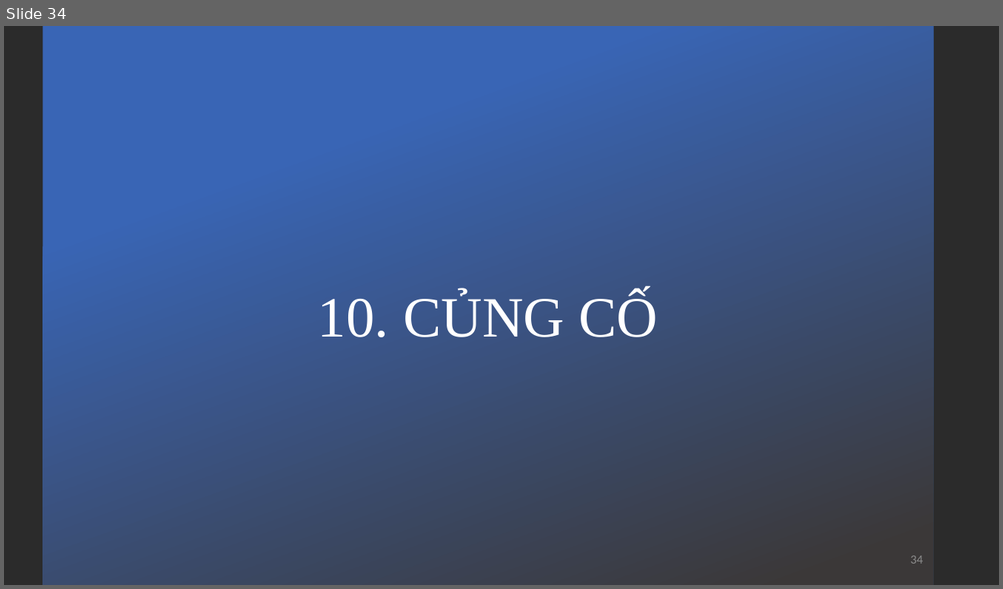
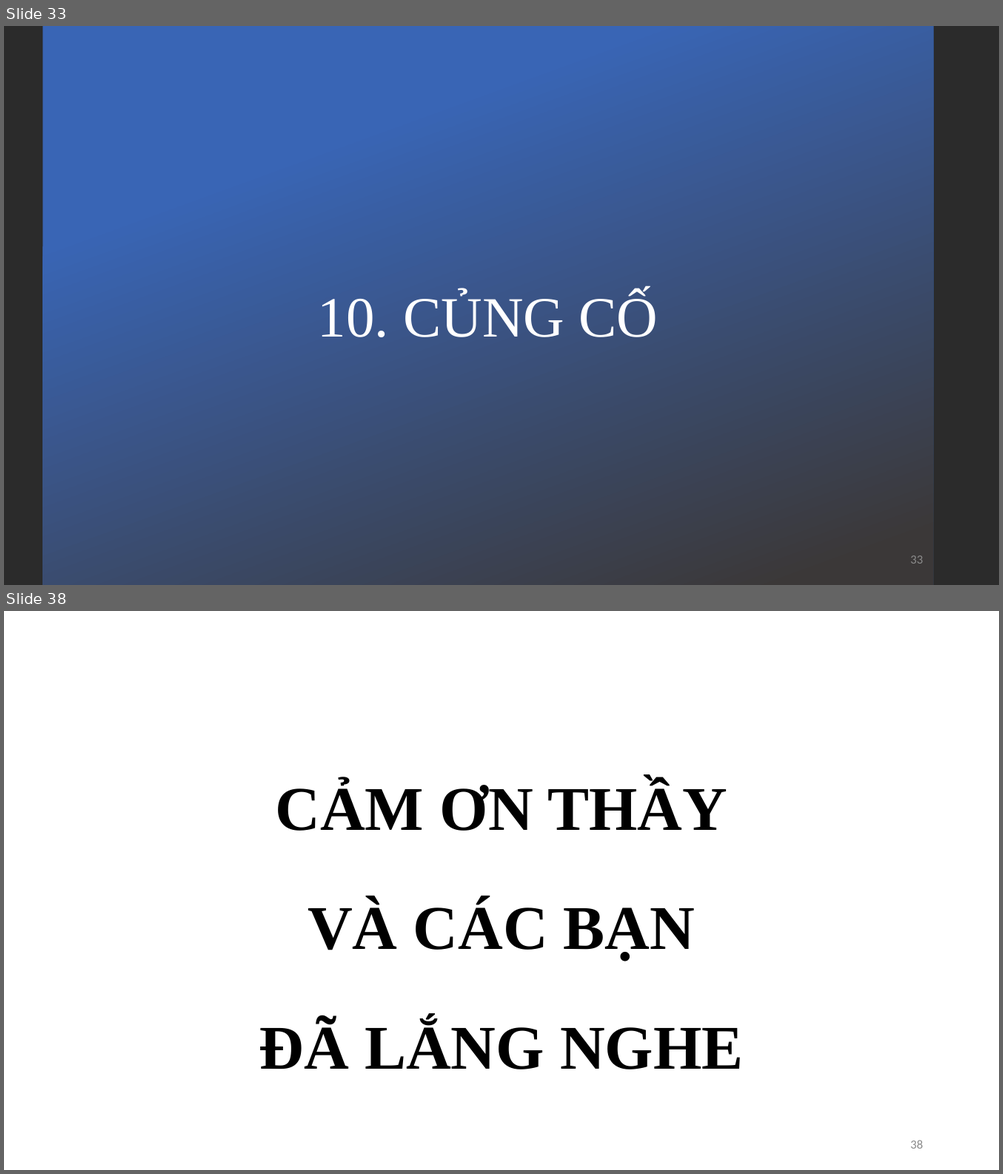
Before and after one commit to kieuconghau/lthdt-18clc1-09, a slide deck: Design Patterns/Design Patterns [Official]/Visitor/Visitor Design Pattern [Official].pptx. Shown one above the other, each under a label of ours: slide 34 before the commit, slides 33 and 38 after it; the slides between them are not shown. The pictures are 1003x589 and 1003x1174 pixels, drawn with LibreOffice and Linux fonts; fonts in the diff are those of the drawing; background and template pictures are left out; a plain dark background stands for a picture behind light text. Boxes give left, top, right and bottom in pixels: in the first picture for what was removed or moved away, otherwise in the second. Text is boxed around its words. In the diff, an @@ line names an element or a change of style, - is before the commit and + after.

```diff
--- a/Design Patterns/Design Patterns [Official]/Visitor/Visitor Design Pattern [Official].pptx
+++ b/Design Patterns/Design Patterns [Official]/Visitor/Visitor Design Pattern [Official].pptx
@@ slide 38 added at [4, 611, 999, 1170], background #FFFFFF @@
@@ text added at [259, 781, 743, 1070], 60.1 pt, text #000000, bold @@
+CẢM ƠN THẦY
+VÀ CÁC BẠN
+ĐÃ LẮNG NGHE
@@ page number added at [910, 1140, 922, 1149], 12 pt, text #8C8C8C @@
+38
@@ what was slide 34 is now slide 33 @@
@@ page number at [910, 556, 922, 564]: text changed @@
-34
+33
```
Also in this commit, not shown: 13 slides changed, 3 other slides added, 3 slides removed, 3 other files.
